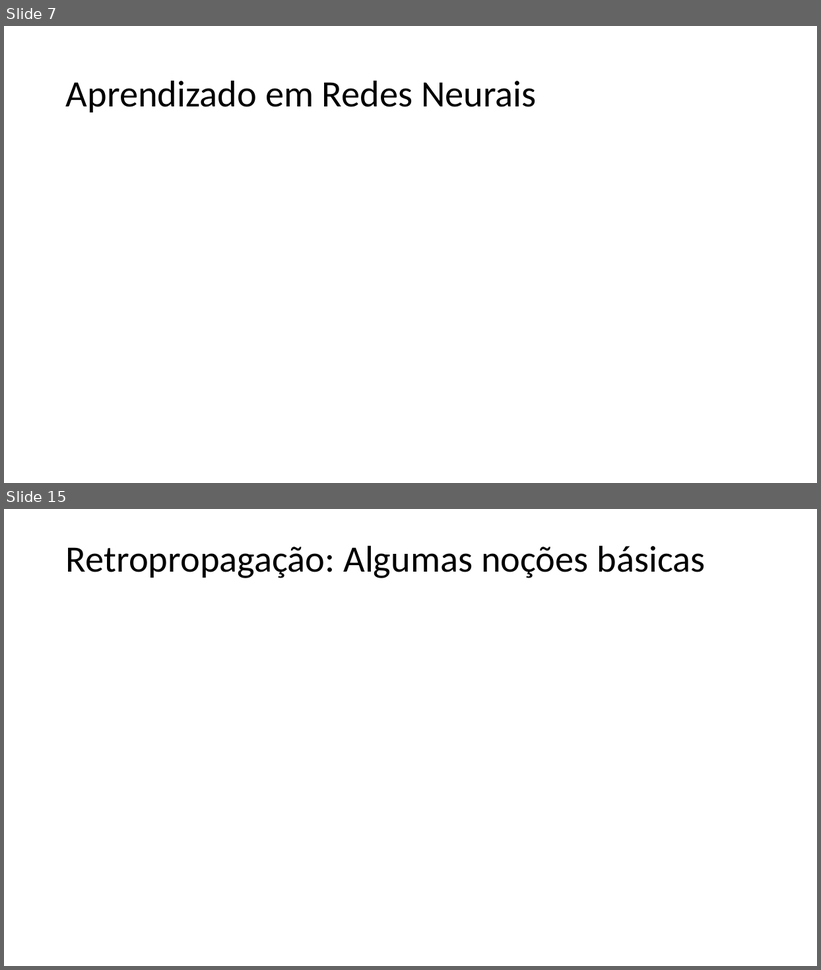
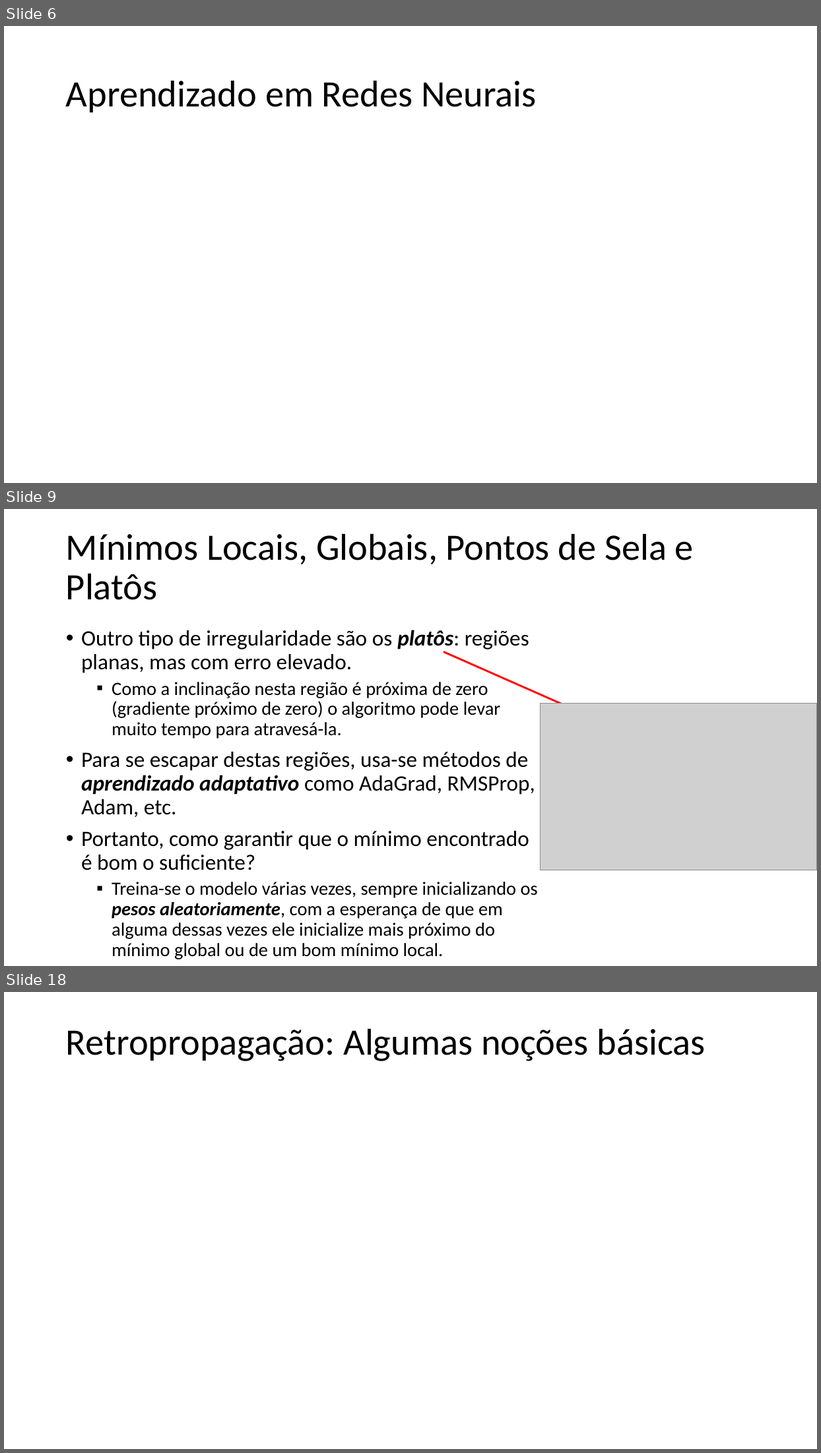
Before and after one commit to zz4fap/t320_aprendizado_de_maquina, a slide deck: slides/T320_Redes_Neurais_Artificiais (Parte III).pptx. Shown one above the other, each under a label of ours: slides 7 and 15 before the commit, slides 6, 9 and 18 after it; the slides between them are not shown. The pictures are 821x970 and 821x1453 pixels, drawn with LibreOffice and Linux fonts; fonts in the diff are those of the drawing; grey boxes stand for pictures. Boxes give left, top, right and bottom in pixels: in the first picture for what was removed or moved away, otherwise in the second. Text is boxed around its words. In the diff, an @@ line names an element or a change of style, - is before the commit and + after.

```diff
--- a/slides/T320_Redes_Neurais_Artificiais (Parte III).pptx
+++ b/slides/T320_Redes_Neurais_Artificiais (Parte III).pptx
@@ slide 9 added at (4,509,817,966), background #FFFFFF @@
@@ title added at (66,533,694,600), 44 pt, text #000000 @@
+Mínimos Locais, Globais, Pontos de Sela e Platôs
@@ text added at (81,630,538,960), 22.2 pt, text #000000 @@
+• Outro tipo de irregularidade são os platôs: regiões planas, mas com erro elevado.
+  ▪ Como a inclinação nesta região é próxima de zero (gradiente próximo de zero) o algoritmo pode levar muito tempo para atravesá-la.
+• Para se escapar destas regiões, usa-se métodos de aprendizado adaptativo como AdaGrad, RMSProp, Adam, etc.
+• Portanto, como garantir que o mínimo encontrado é bom o suficiente?
+  ▪ Treina-se o modelo várias vezes, sempre inicializando os pesos aleatoriamente, com a esperança de que em alguma dessas vezes ele inicialize mais próximo do mínimo global ou de um bom mínimo local.
@@ arrow added from (444, 652) to (749, 787), #FF0000 2.25 pt @@
@@ picture added at (540,704,817,871) @@
@@ what was slide 7 is now slide 6 @@
@@ what was slide 15 is now slide 18 @@
```
Also in this commit, not shown: 9 slides changed, 7 other slides added, 1 slide removed.
